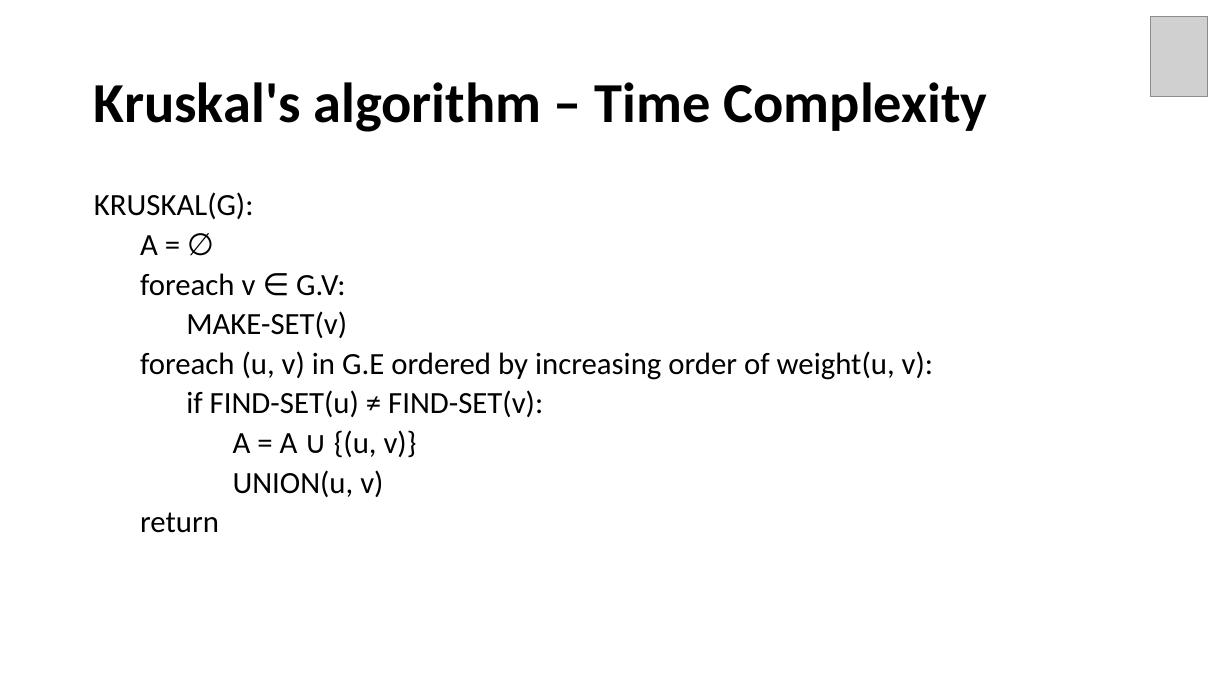
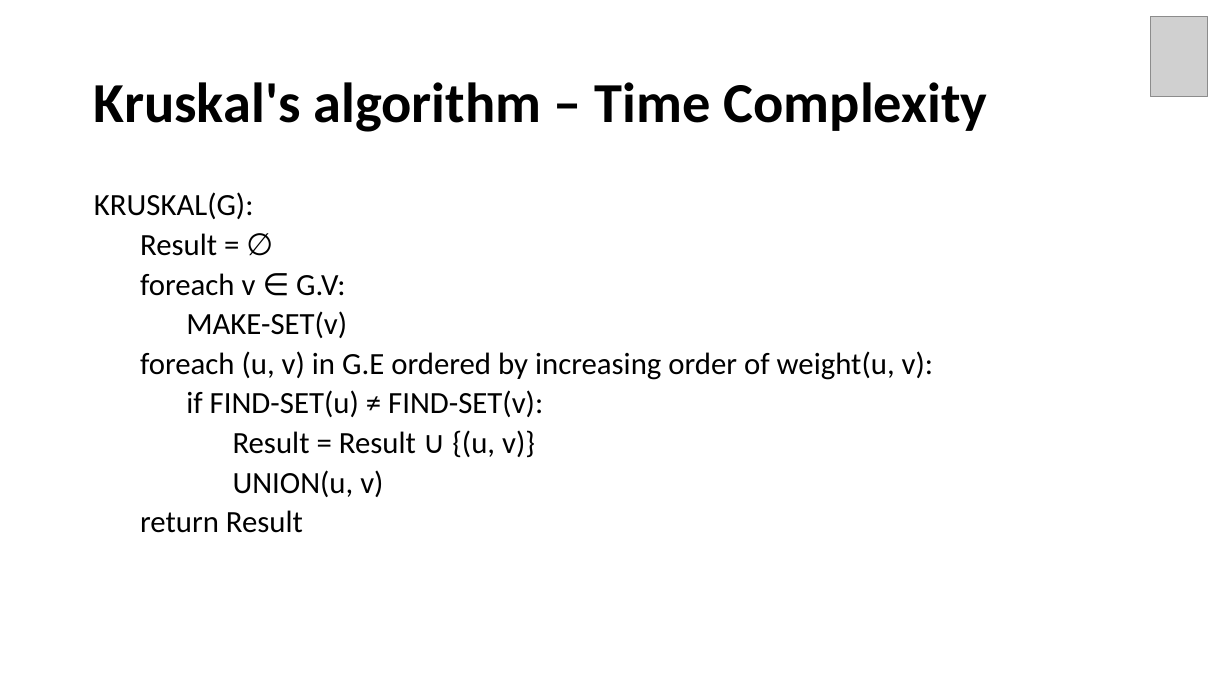
Before and after one commit to Neo-Hao/union-find, a slide deck: slide 135 of slides.pptx (slide 132 before the commit). Drawn at 1232x693 pixels with LibreOffice and Linux fonts; fonts in the diff are those of the drawing; grey boxes stand for pictures. Boxes give left, top, right and bottom in pixels: in the first picture for what was removed or moved away, otherwise in the second. Text is boxed around its words. In the diff, an @@ line names an element or a change of style, - is before the commit and + after.

```diff
--- a/slides.pptx
+++ b/slides.pptx
@@ text at bbox=[140, 233, 217, 256]: text changed @@
-  A = ∅
+  Result = ∅
@@ text at bbox=[233, 430, 535, 458]: text changed @@
-      A = A ∪ {(u, v)}
+      Result = Result ∪ {(u, v)}
@@ text at bbox=[140, 510, 303, 533]: text changed @@
-  return
+  return Result
```
Also in this commit, not shown: 6 other slides changed, 3 slides added, 2 other files.
